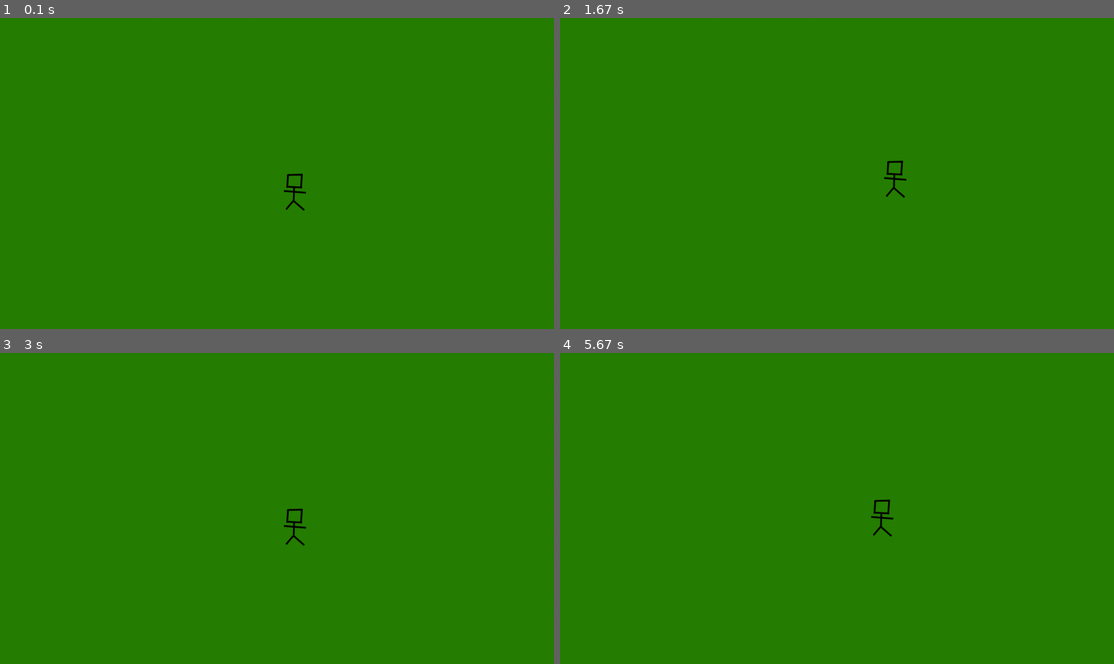
Above: before the commit, frames 1-4 (two rows, left to right).
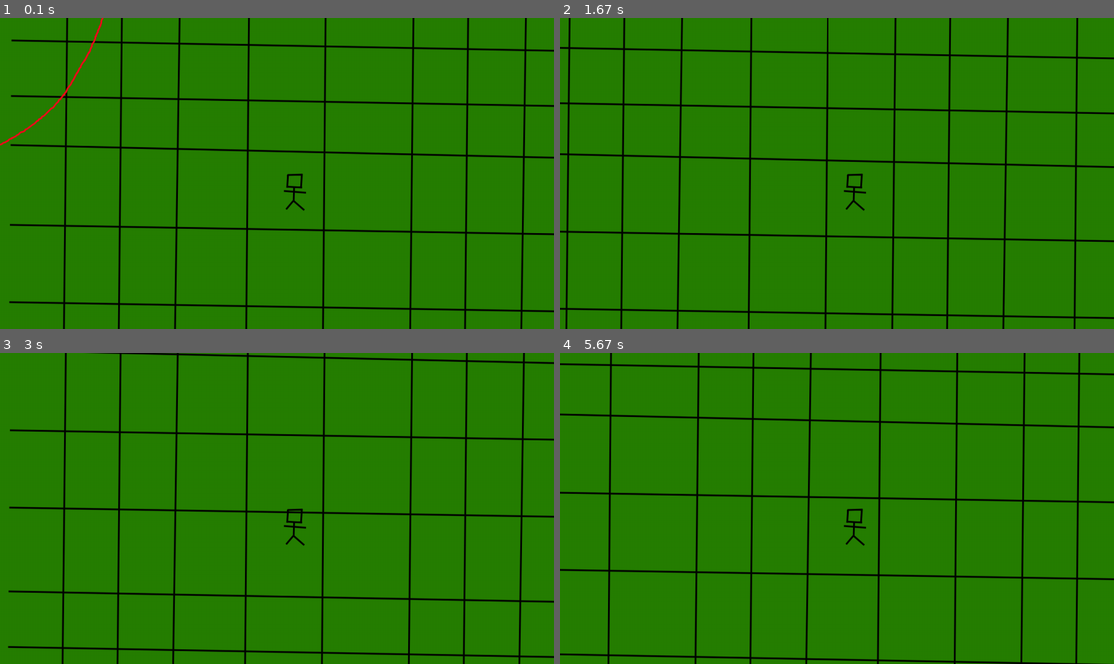
Above: after the commit, the same moments.

Repository: AndrewEllen/pygame_engine
Game: pygame game, started from main.py
Two runs of this game, one before a commit and one after it. Both use one fixed random seed, a clock stepped at 60 frames per second and the inputs below.
Inputs:
- Up to frame 1 (0.1 s): no input
- Up to frame 2 (1.67 s): hold D 0.33-0.8 s; hold W 0.83-1.13 s; hold D 1.17-1.63 s
- Up to frame 3 (3 s): hold A 1.67-2.2 s; hold S 2.23-2.53 s; hold A 2.57-2.97 s
- Up to frame 4 (5.67 s): hold W 3-3.37 s; hold D 3.4-4.03 s; hold S 4.07-4.43 s; hold A 4.47-4.93 s; hold D 4.97-5.43 s; hold W from 5.47 s (still down)

The runs differ from the first frame. In frame 1, 6.8% of the frame differs, in the area x 0-100%, y 0-100%; in frame 2, 7.3%; in frame 3, 6.5%; in frame 4, 6.9%.

Commit message:
Added "camera" and max boundaries

Diff:
--- a/main.py
+++ b/main.py
@@ -11,20 +11,19 @@
 screen = pygame.display.set_mode((1280, 720))
 pygame.display.set_caption("Game Engine Example")
 clock = pygame.time.Clock()
-
 background = pygame.image.load("map.png")
 player = PlayerObject("Player")
 
 def playerHandler(deltaTime):
   player.MovePlayer(deltaTime)
-  player.renderPlayer(screen)
+  player.renderPlayer(screen, background)
 
 
 
 def main_loop():
   while True:
     # resetting the screen each loop
-    screen.blit(background, (0, 0))
+    #screen.blit(background, (0, 0))
     # 60 is the fps
     deltaTime = clock.tick(60)/1000
 
--- a/player_controller.py
+++ b/player_controller.py
@@ -4,13 +4,22 @@
   def __init__(self):
     #
     self.position = (pygame.display.Info().current_w/2,pygame.display.Info().current_h/2)
+    self.cameraPosition = (0,0)
 
   def UpdatePosition(self, x, y, playerSpeed, deltaTime):
 
-    current_x = self.position[0]
-    current_y = self.position[1]
+    current_x = self.cameraPosition[0]
+    current_y = self.cameraPosition[1]
 
-    self.position = (current_x + (x * playerSpeed) * deltaTime, current_y + (y * playerSpeed) * deltaTime)
+    self.cameraPosition = (current_x + (x * playerSpeed) * deltaTime, current_y + (y * playerSpeed) * deltaTime)
+    if self.cameraPosition[0] < 0:
+      self.cameraPosition = (0, self.cameraPosition[1])
+    if self.cameraPosition[1] < 0:
+      self.cameraPosition = (self.cameraPosition[0], 0)
+    if self.cameraPosition[0] > (4096-pygame.display.Info().current_w): #4096 is the resolution of the map png. Taking away the height/width keeps player in boundary
+      self.cameraPosition = ((4096-pygame.display.Info().current_w), self.cameraPosition[1])
+    if self.cameraPosition[1] > (4096-pygame.display.Info().current_h):
+      self.cameraPosition = (self.cameraPosition[0], (4096-pygame.display.Info().current_h))
 
     #Console log of position
-    print(self.position)
+    print(self.cameraPosition)
--- a/player_object.py
+++ b/player_object.py
@@ -10,23 +10,28 @@
     self.playerWidth = 60
     self.playerHeight = 100
     self.playerModel = pygame.image.load("player.png")
-    self.playerSpeed = 100
+    self.playerSpeed = 1000
 
   def MovePlayer(self, deltaTime):
     keys = pygame.key.get_pressed()
 
+    if keys[pygame.K_w]:
+      self.controller.UpdatePosition(0, -1, self.playerSpeed, deltaTime)
     if keys[pygame.K_s]:
       self.controller.UpdatePosition(0, 1, self.playerSpeed, deltaTime)
-    if keys[pygame.K_w]:
-      self.controller.UpdatePosition(0, -1, self.playerSpeed, deltaTime)
+    if keys[pygame.K_a]:
+      self.controller.UpdatePosition(-1, 0, self.playerSpeed, deltaTime)
     if keys[pygame.K_d]:
       self.controller.UpdatePosition(1, 0, self.playerSpeed, deltaTime)
-    if keys[pygame.K_a]:
-      self.controller.UpdatePosition(-1, 0, self.playerSpeed, deltaTime)
 
-  def renderPlayer(self, screen):
+  def renderPlayer(self, screen, background):
     #self.playerModel = Rect(self.controller.position[0], self.controller.position[1], self.playerWidth, self.playerHeight)
 
+    #Moving the "camera" with the player. Really it just moves the world around them.
+    #Ideally you want a game controller that moves everything such as NPCs too
+    screen.blit(background, (-self.controller.cameraPosition[0], -self.controller.cameraPosition[1]))
+
+    #Rendering player at the center of the screen
     screen.blit(self.playerModel, (self.controller.position[0], self.controller.position[1]))
 
     #Flip updates the whole screen, you could use update which allows only a portion to update with given arguments
Binary file changed: map.png
